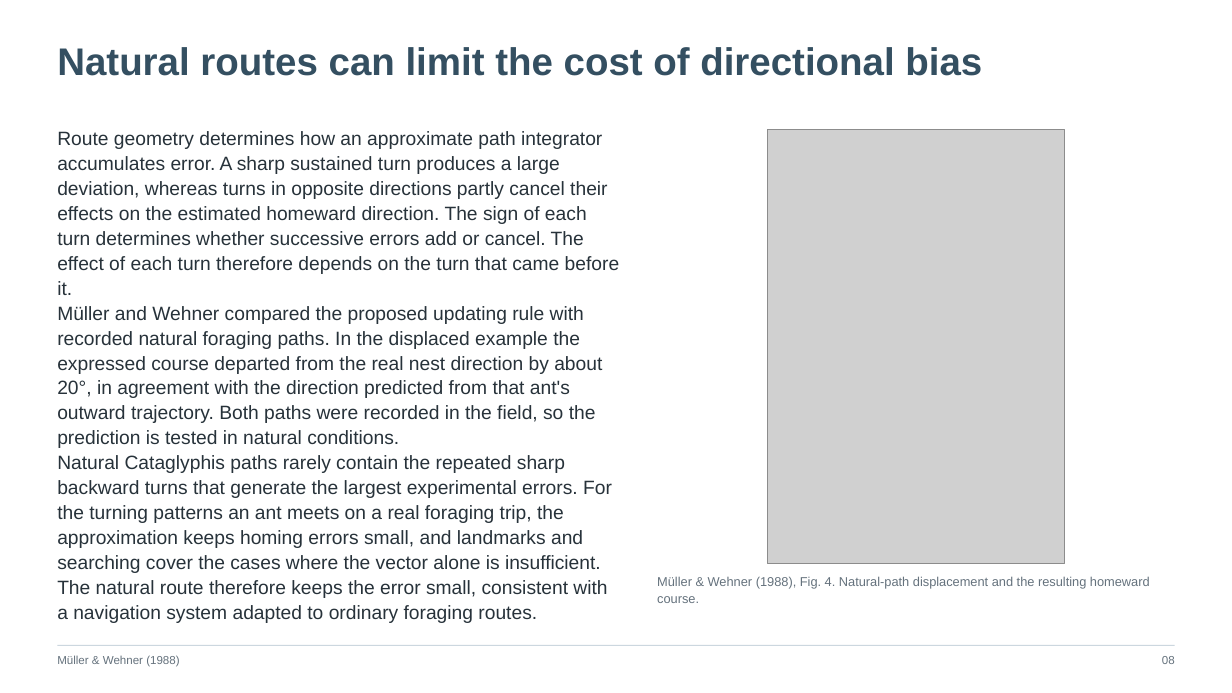
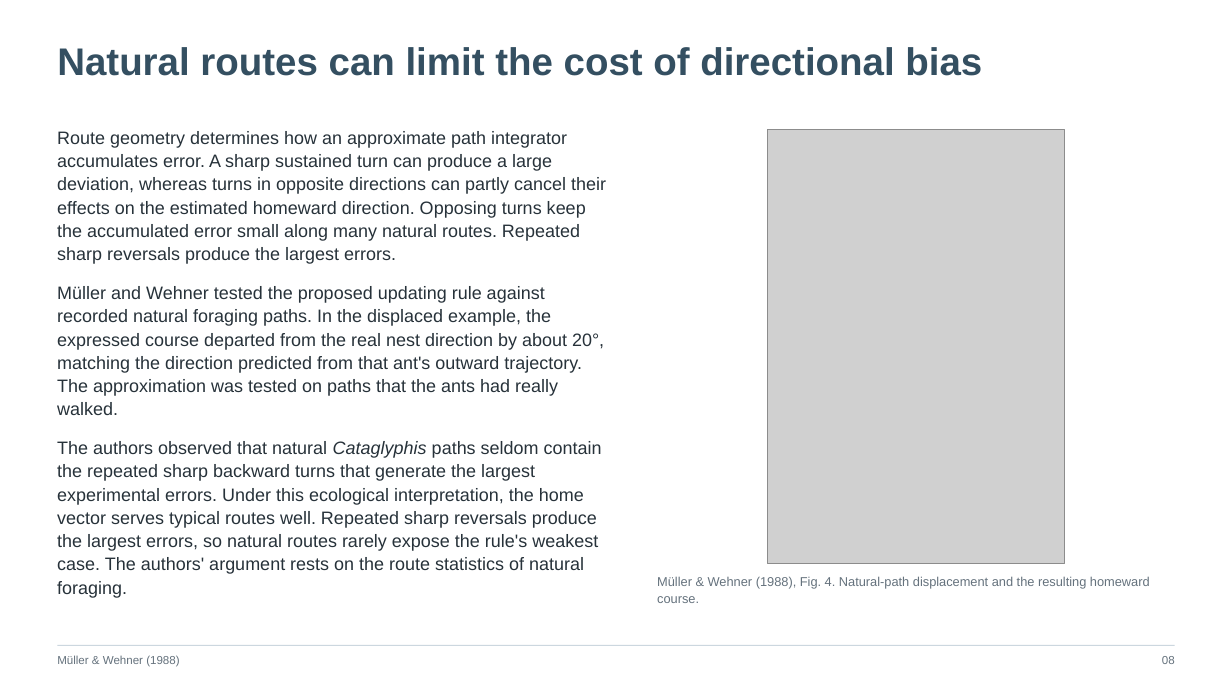
Before and after one commit to jordanxxlopez/NEUROETHOLOGY, a slide deck: slide 10 of scaffolded/Neuroethology_Lecture28_FA2026_SCAFFOLDED.pptx (slide 11 before the commit). Drawn at 1232x693 pixels with LibreOffice and Linux fonts; fonts in the diff are those of the drawing; grey boxes stand for pictures. Boxes give left, top, right and bottom in pixels: in the first picture for what was removed or moved away, otherwise in the second. Text is boxed around its words. In the diff, an @@ line names an element or a change of style, - is before the commit and + after.

```diff
--- a/scaffolded/Neuroethology_Lecture28_FA2026_SCAFFOLDED.pptx
+++ b/scaffolded/Neuroethology_Lecture28_FA2026_SCAFFOLDED.pptx
@@ text at (57, 131, 606, 598): text changed; size 15 to 14 pt @@
-Route geometry determines how an approximate path integrator accumulates error. A sharp sustained turn produces a large deviation, whereas turns in opposite directions partly cancel their effects on the estimated homeward direction. The sign of each turn determines whether successive errors add or cancel. The effect of each turn therefore depends on the turn that came before it.
-Müller and Wehner compared the proposed updating rule with recorded natural foraging paths. In the displaced example the expressed course departed from the real nest direction by about 20°, in agreement with the direction predicted from that ant's outward trajectory. Both paths were recorded in the field, so the prediction is tested in natural conditions.
-Natural Cataglyphis paths rarely contain the repeated sharp backward turns that generate the largest experimental errors. For the turning patterns an ant meets on a real foraging trip, the approximation keeps homing errors small, and landmarks and searching cover the cases where the vector alone is insufficient. The natural route therefore keeps the error small, consistent with a navigation system adapted to ordinary foraging routes.
+Route geometry determines how an approximate path integrator accumulates error. A sharp sustained turn can produce a large deviation, whereas turns in opposite directions can partly cancel their effects on the estimated homeward direction. Opposing turns keep the accumulated error small along many natural routes. Repeated sharp reversals produce the largest errors.
+Müller and Wehner tested the proposed updating rule against recorded natural foraging paths. In the displaced example, the expressed course departed from the real nest direction by about 20°, matching the direction predicted from that ant's outward trajectory. The approximation was tested on paths that the ants had really walked.
+The authors observed that natural Cataglyphis paths seldom contain the repeated sharp backward turns that generate the largest experimental errors. Under this ecological interpretation, the home vector serves typical routes well. Repeated sharp reversals produce the largest errors, so natural routes rarely expose the rule's weakest case. The authors' argument rests on the route statistics of natural foraging.
```
Also in this commit, not shown: 55 other slides changed, 3 slides added, 3 slides removed, 3 other files.
